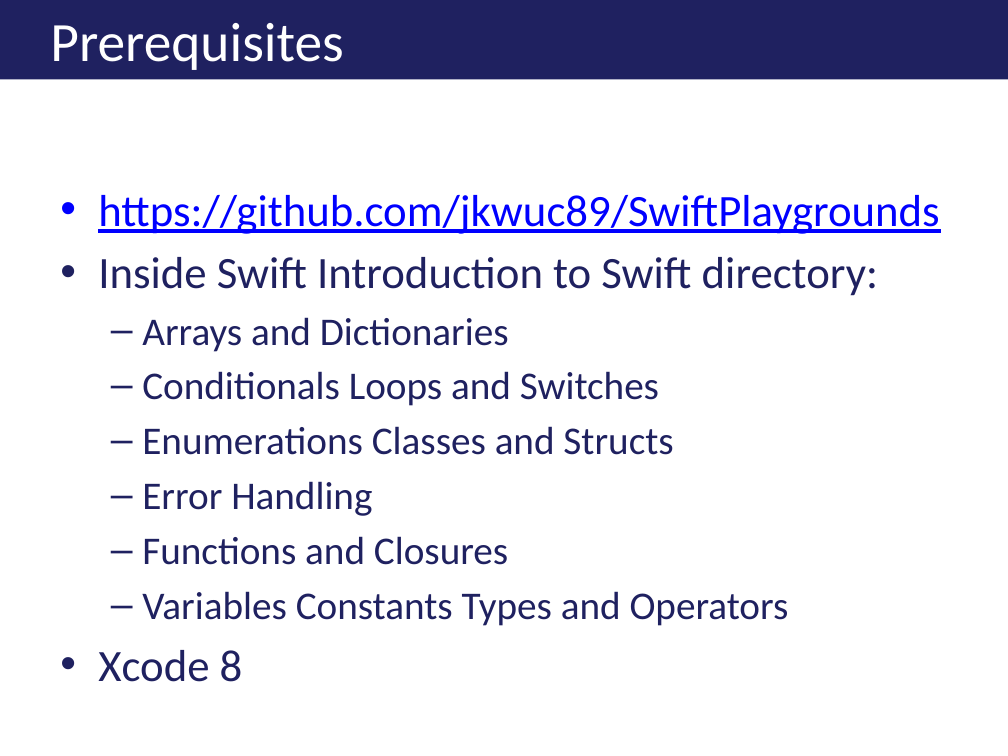
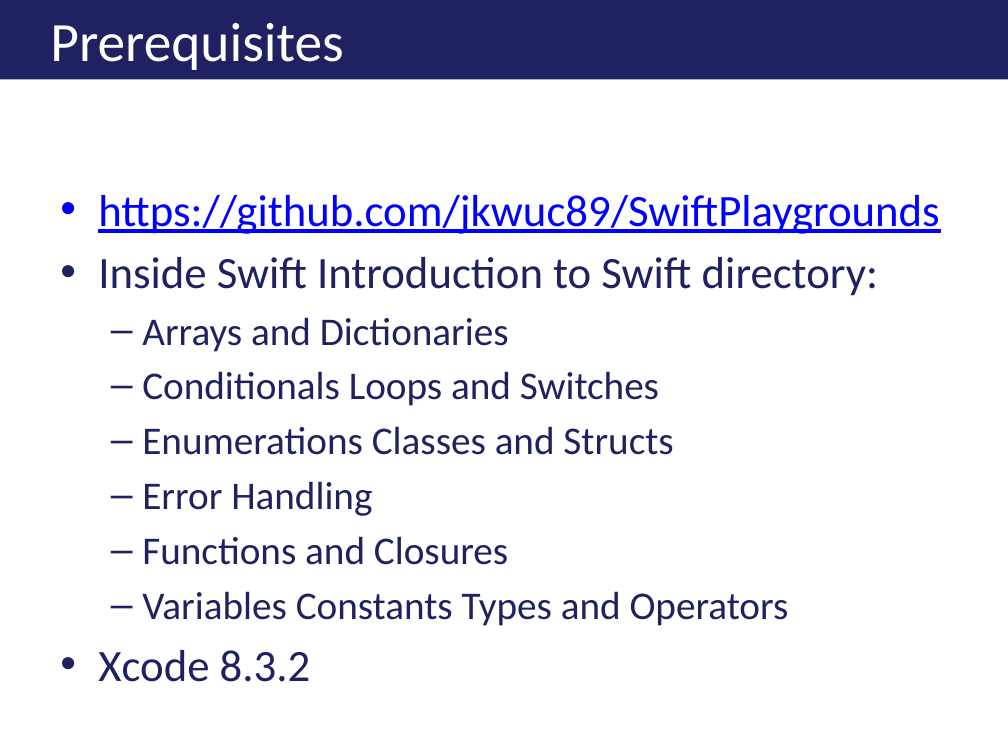
Before and after one commit to jkwuc89/Presentations, a slide deck: slide 1 of A Swift Introduction to Swift.pptx. Drawn at 1008x756 pixels with LibreOffice and Linux fonts; fonts in the diff are those of the drawing; background and template pictures are left out. Boxes give left, top, right and bottom in pixels: in the first picture for what was removed or moved away, otherwise in the second. Text is boxed around its words. In the diff, an @@ line names an element or a change of style, - is before the commit and + after.

```diff
--- a/A Swift Introduction to Swift.pptx
+++ b/A Swift Introduction to Swift.pptx
@@ text at bbox=[98, 650, 311, 682]: text changed @@
-• Xcode 8
+• Xcode 8.3.2
```
Also in this commit, not shown: 2 other files.
